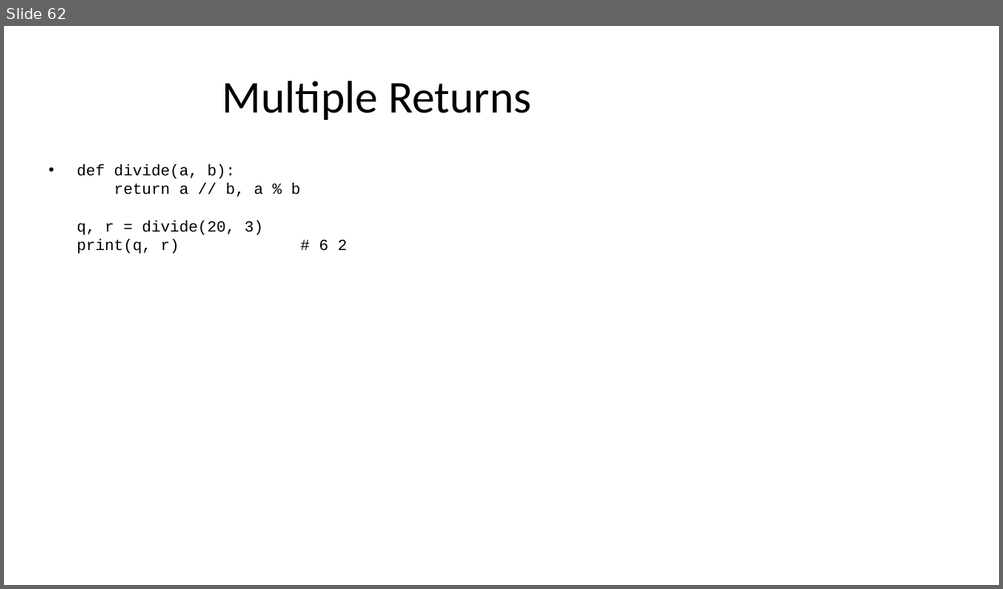
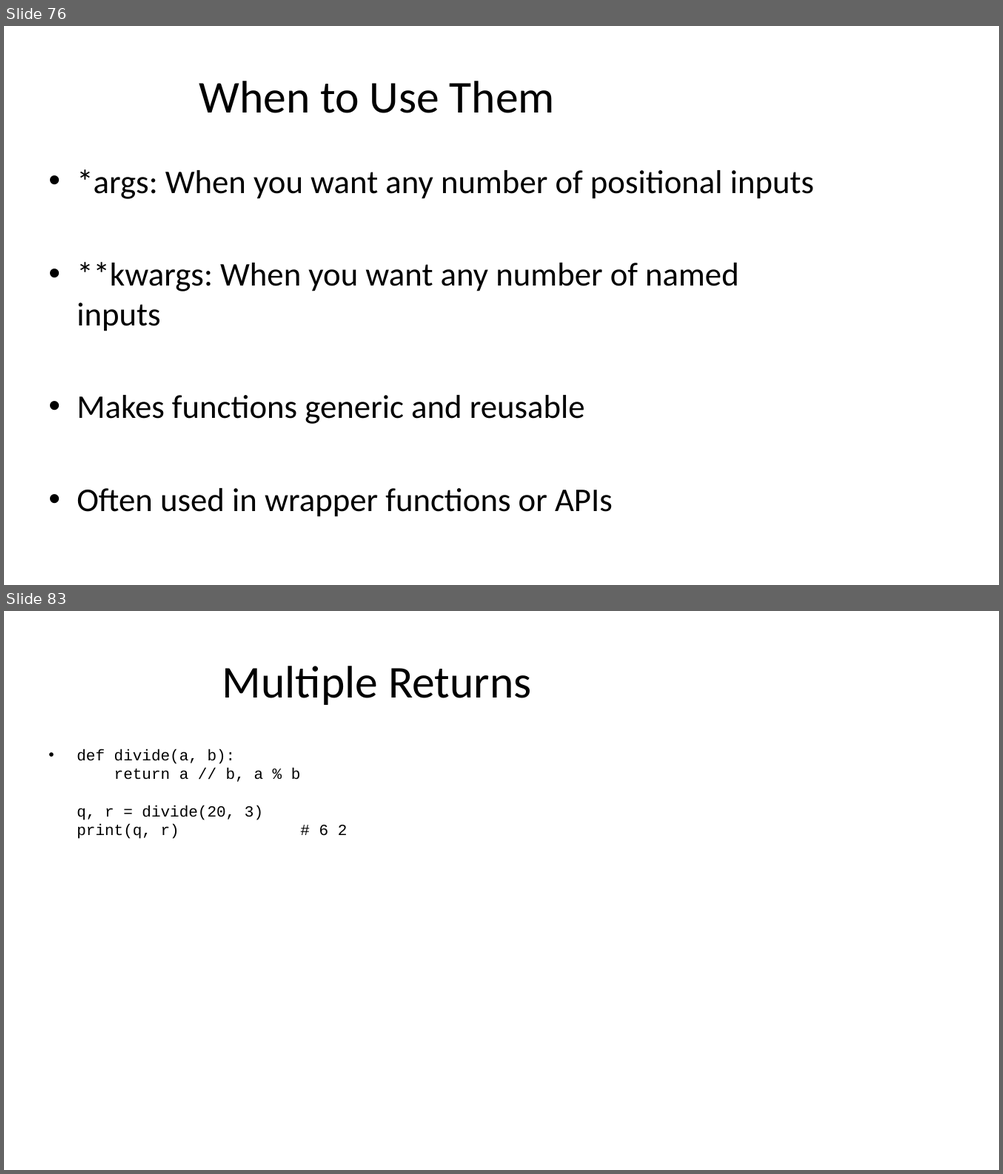
Before and after one commit to seanwhs/3-Day-Python-Crash-Course, a slide deck: Python_Crash_Course_2025.pptx. Shown one above the other, each under a label of ours: slide 62 before the commit, slides 76 and 83 after it; the slides between them are not shown. The pictures are 1003x589 and 1003x1174 pixels, drawn with LibreOffice and Linux fonts; fonts in the diff are those of the drawing. Boxes give left, top, right and bottom in pixels: in the first picture for what was removed or moved away, otherwise in the second. Text is boxed around its words. In the diff, an @@ line names an element or a change of style, - is before the commit and + after.

```diff
--- a/Python_Crash_Course_2025.pptx
+++ b/Python_Crash_Course_2025.pptx
@@ slide 76 added at box(4, 26, 999, 585), background #FFFFFF @@
@@ title added at box(199, 81, 555, 113), 44 pt, text #000000 @@
+When to Use Them
@@ text added at box(77, 170, 814, 517), 32 pt, text #000000 @@
+• *args: When you want any number of positional inputs
+• **kwargs: When you want any number of named inputs
+• Makes functions generic and reusable
+• Often used in wrapper functions or APIs
@@ what was slide 62 is now slide 83 @@
```
Also in this commit, not shown: 1 slide changed, 21 other slides added, 1 slide removed.
